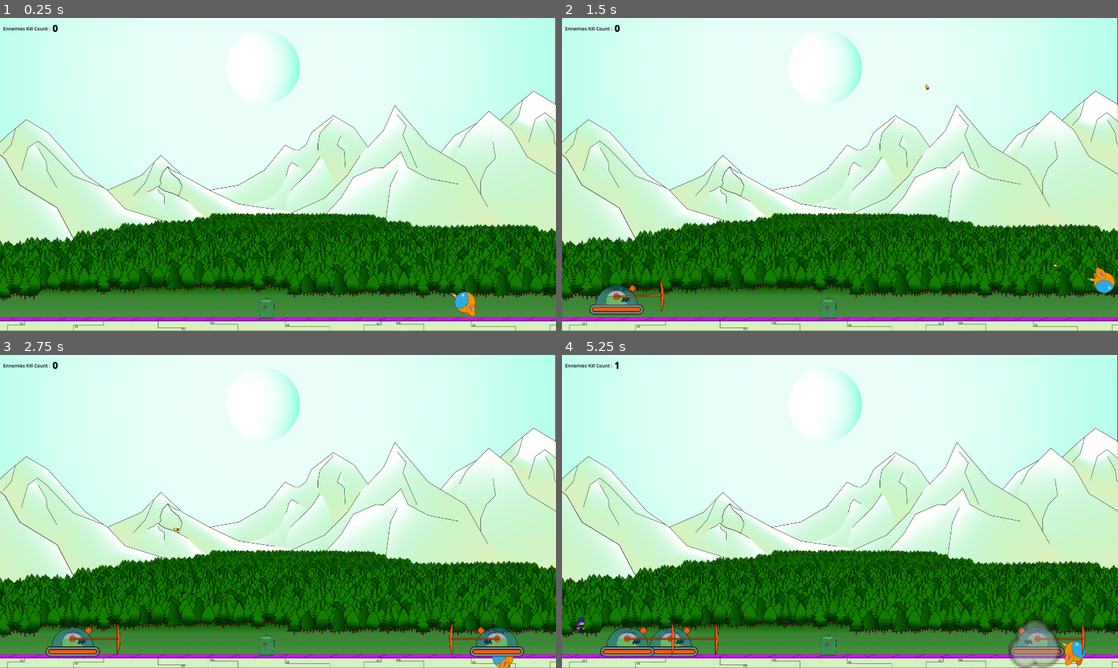
Above: before the commit, frames 1-4 (two rows, left to right).
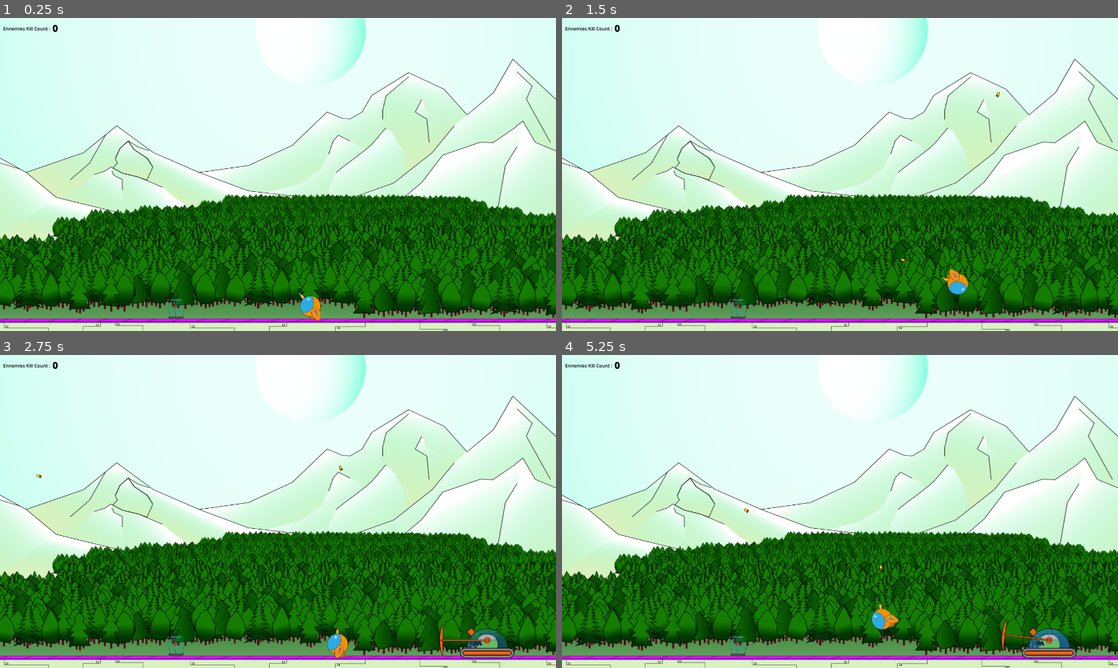
Above: after the commit, the same moments.

Repository: Jeremiejade/rose
Game: Godot game, scene res://scenes/Level/level.tscn
Same seed, same stepped clock (60 frames per second), same inputs: the game is played once before the commit and once after it. This scene is started directly instead of the project's main scene.
Inputs (mouse positions are in pixels of both pictures, inside the frame that each line leads up to):
- Up to frame 1 (0.25 s): no input
- Up to frame 2 (1.5 s): move the mouse to (962, 158) at 0.52 s; hold D (move_right) from 0.53 s (still down); click (962, 158) at 0.6 s; tap Space (jump) at 0.77 s; move the mouse to (728, 190) at 1.27 s; click (728, 190) at 1.35 s
- Up to frame 3 (2.75 s): tap Space (jump) at 1.52 s; move the mouse to (333, 442) at 2.02 s; release D (move_right) at 2.03 s; hold A (move_left) from 2.03 s (still down); click (333, 442) at 2.1 s
- Up to frame 4 (5.25 s): move the mouse to (812, 574) at 2.77 s; release A (move_left) at 2.78 s; hold D (move_right) 2.78-4.28 s; click (812, 574) at 2.85 s; tap Space (jump) at 3.02, 3.77, 4.52 s; move the mouse to (1006, 558) at 3.52 s; click (1006, 558) at 3.6 s; move the mouse to (673, 464) at 4.27 s; hold A (move_left) 4.28-5.03 s; click (673, 464) at 4.35 s; move the mouse to (867, 511) at 5.02 s; hold D (move_right) from 5.03 s (still down); click (867, 511) at 5.1 s

The runs differ from the first frame. In frame 1, 43% of the frame differs, in the area x 0-100%, y 0-100%; in frame 2, 44%; in frame 3, 44%; in frame 4, 44%.

Commit message:
add parallax

Diff:
--- /dev/null
+++ b/scenes/Level/background_parallax.gd
@@ -0,0 +1,12 @@
+#extends Node2D
+#
+#
+#func parallax(cameraPosition:Vector2):
+	#print(cameraPosition)
+	#$Arbre1.position = Vector2(cameraPosition.x/50 + 522, -223)
+	#$Arbre2.position = Vector2(cameraPosition.x/30 + 614, -301)
+	#$Arbre3.position = Vector2(cameraPosition.x/25 + 750, -368)
+	#$Arbre4.position = Vector2(cameraPosition.x/20 + 655, -407)
+	#
+	#$Montagne.position = Vector2(cameraPosition.x/100 + 680, -489)
+	#pass
--- a/scenes/Level/level.gd
+++ b/scenes/Level/level.gd
@@ -1,21 +1,20 @@
 extends Node2D
+
 
 const CRS = preload("res://scenes/enemies/enemy_crs.tscn");
 const TANK_0 = preload("res://scenes/enemies/tank_0.tscn");
 var rng = RandomNumberGenerator.new();
 var random = 1;
-
 var ennemyKillCount = 0;
 
 var LIMIT_SPAWN = {
 	"tank": 5,
-	"crs": 100
+	"crs": -1
 }
 var SPAWN_ENEMIES_COUNT = {
 	"tank": 0,
 	"crs": 0
 }
-
 
 func addCrs(parent: Node2D):
 	if SPAWN_ENEMIES_COUNT.crs == LIMIT_SPAWN.crs and LIMIT_SPAWN.crs != -1: return
--- a/scenes/Level/level.tscn
+++ b/scenes/Level/level.tscn
@@ -25,42 +25,70 @@
 script = ExtResource("1_65260")
 
 [node name="background" type="Node2D" parent="." unique_id=1184778236]
-position = Vector2(-573, 63)
+position = Vector2(7.0000076, 1252)
+scale = Vector2(1.4924825, 1.4924825)
 
-[node name="Ciel" type="Sprite2D" parent="background" unique_id=800850702]
-position = Vector2(611, -379)
+[node name="Parallax2D2Ciel" type="Parallax2D" parent="background" unique_id=1726864176]
+scale = Vector2(0.9999999, 0.9999999)
+scroll_scale = Vector2(0, 0)
+
+[node name="Ciel" type="Sprite2D" parent="background/Parallax2D2Ciel" unique_id=800850702]
+position = Vector2(616.4227, -255.94943)
+scale = Vector2(1.0000001, 1.0000001)
 texture = ExtResource("2_tpu8t")
 
-[node name="Herbe2" type="Sprite2D" parent="background" unique_id=1744526199]
-position = Vector2(1986, -60)
+[node name="Herbe" type="Sprite2D" parent="background" unique_id=493916701]
+position = Vector2(765.8382, -174.20633)
+scale = Vector2(1.750911, 1)
 texture = ExtResource("3_wk52d")
 
-[node name="Herbe" type="Sprite2D" parent="background" unique_id=493916701]
-position = Vector2(65, -60)
-texture = ExtResource("3_wk52d")
+[node name="Parallax2DMontagne" type="Parallax2D" parent="background" unique_id=1760563246]
+scale = Vector2(0.9999998, 0.9999998)
+scroll_scale = Vector2(0.001, 0)
 
-[node name="Montagne" type="Sprite2D" parent="background" unique_id=179928623]
-position = Vector2(858, -577)
+[node name="Montagne" type="Sprite2D" parent="background/Parallax2DMontagne" unique_id=179928623]
+position = Vector2(854.9516, -542.6255)
+scale = Vector2(1.1343765, 0.8953413)
 texture = ExtResource("4_c6jvp")
 
-[node name="Arbre4" type="Sprite2D" parent="background" unique_id=1972206804]
-position = Vector2(655, -407)
+[node name="Parallax2DArbre4" type="Parallax2D" parent="background" unique_id=1029475590]
+scale = Vector2(0.9999999, 0.9999999)
+scroll_scale = Vector2(0.03, 0)
+
+[node name="Arbre4" type="Sprite2D" parent="background/Parallax2DArbre4" unique_id=1972206804]
+position = Vector2(655.0001, -407.00003)
+scale = Vector2(1.0000001, 1.0000001)
 texture = ExtResource("5_nlllx")
 
-[node name="Arbre3" type="Sprite2D" parent="background" unique_id=468035030]
-position = Vector2(750, -368)
+[node name="Parallax2DArbre3" type="Parallax2D" parent="background" unique_id=573963142]
+scale = Vector2(0.9999999, 0.9999999)
+scroll_scale = Vector2(0.035, 0)
+
+[node name="Arbre3" type="Sprite2D" parent="background/Parallax2DArbre3" unique_id=468035030]
+position = Vector2(750.0002, -368.00006)
+scale = Vector2(1.0000001, 1.0000001)
 texture = ExtResource("6_yobex")
 
-[node name="Arbre2" type="Sprite2D" parent="background" unique_id=265601190]
-position = Vector2(614, -301)
+[node name="Parallax2DArbre2" type="Parallax2D" parent="background" unique_id=1279859538]
+scale = Vector2(0.9999999, 0.9999999)
+scroll_scale = Vector2(0.04, 0)
+
+[node name="Arbre2" type="Sprite2D" parent="background/Parallax2DArbre2" unique_id=265601190]
+position = Vector2(708.88605, -292.80078)
+scale = Vector2(1.0000001, 1.0000001)
 texture = ExtResource("7_thdbk")
 
-[node name="Arbre1" type="Sprite2D" parent="background" unique_id=1803101873]
-position = Vector2(522, -223)
+[node name="Parallax2DArbre1" type="Parallax2D" parent="background" unique_id=368777666]
+scale = Vector2(0.67002445, 0.67002445)
+scroll_scale = Vector2(0.05, 0)
+
+[node name="Arbre1" type="Sprite2D" parent="background/Parallax2DArbre1" unique_id=1803101873]
+position = Vector2(844.0001, -342.00006)
+scale = Vector2(1.4924827, 1.4924827)
 texture = ExtResource("8_bbgoi")
 
 [node name="Ground" type="StaticBody2D" parent="." unique_id=579849031]
-position = Vector2(-916, -640)
+position = Vector2(-519, 404)
 collision_mask = 87
 
 [node name="CollisionShape2D" type="CollisionShape2D" parent="Ground" unique_id=879103080]
@@ -76,25 +104,26 @@
 texture = ExtResource("9_3oiv0")
 
 [node name="rose" parent="." unique_id=580838012 instance=ExtResource("4_v753x")]
-position = Vector2(0, -37)
+position = Vector2(1056, 999)
 scale = Vector2(0.5, 0.5)
 collision_layer = 128
 collision_mask = 198
 
 [node name="NewPlayer" parent="." unique_id=644700410 instance=ExtResource("3_ggv0q")]
-position = Vector2(686.0001, -82)
+position = Vector2(1519, 971)
 scale = Vector2(0.6, 0.6)
 collision_mask = 7
 
 [node name="Camera2D" type="Camera2D" parent="NewPlayer" unique_id=1770324307]
-limit_left = -1000
-limit_right = 1000
-limit_bottom = 40
+limit_left = -493
+limit_top = -10000006
+limit_right = 2367
+limit_bottom = 1079
 position_smoothing_enabled = true
 script = ExtResource("5_65260")
 
 [node name="Wall" type="StaticBody2D" parent="." unique_id=1048609044]
-position = Vector2(-916, -640)
+position = Vector2(13, 355)
 collision_mask = 3
 physics_material_override = SubResource("PhysicsMaterial_676nv")
 
@@ -107,10 +136,10 @@
 shape = SubResource("RectangleShape2D_vlvsn")
 
 [node name="SpawnerLeft" type="Node2D" parent="." unique_id=1963723707]
-position = Vector2(-883, -136)
+position = Vector2(-299, 965)
 
 [node name="SpawneryRight" type="Node2D" parent="." unique_id=747254746]
-position = Vector2(863, -136)
+position = Vector2(2092, 943)
 
 [node name="SpawnerTimer" type="Timer" parent="." unique_id=1069759113]
 autostart = true
--- a/scenes/NewPlayer/new_player.gd
+++ b/scenes/NewPlayer/new_player.gd
@@ -51,7 +51,6 @@
 
 func damageTakenManager(attack):
 	slidingState.puissance = attack.damage * SPEED / 4
-	print("attack.origin",attack.origin)
 	if attack.origin == "tankShield":
 		#print("rotaion", attack.rotation)
 		#velocity.x = slidingState.puissance * attack.rotation
--- a/scenes/Player/player.gd
+++ b/scenes/Player/player.gd
@@ -8,7 +8,6 @@
 
 
 func _physics_process(delta: float) -> void:
-	print($AnimationPlayer.speed_scale)
 	$AnimationPlayer.speed_scale = SPEED / 100
 	# Add the gravity.
 	if is_on_floor():
--- a/scenes/enemies/tank_0.gd
+++ b/scenes/enemies/tank_0.gd
@@ -73,7 +73,6 @@
 		state = 'attack'
 
 func take_damage(attack):
-	print('c moi',attack.hurt_box_name)
 	if attack.hurt_box_name == "Shield":
 		shieldHealth -= attack.damage
 		modulateColorSprite(Color(1, 0, 0.1, 0.3), 'shield')
--- a/scenes/z_hurt_box.gd
+++ b/scenes/z_hurt_box.gd
@@ -10,7 +10,6 @@
 func _on_area_entered(hit_box: Area2D) -> void:
 	if hit_box == null: pass
 	if !(hit_box is ZHitBox): return
-	print('toucher', hit_box.origin)
 	if owner.has_method("take_damage"):
 		owner.take_damage({
 			"damage": hit_box.damage,
Not shown, added: scenes/Level/background_parallax.gd.uid
